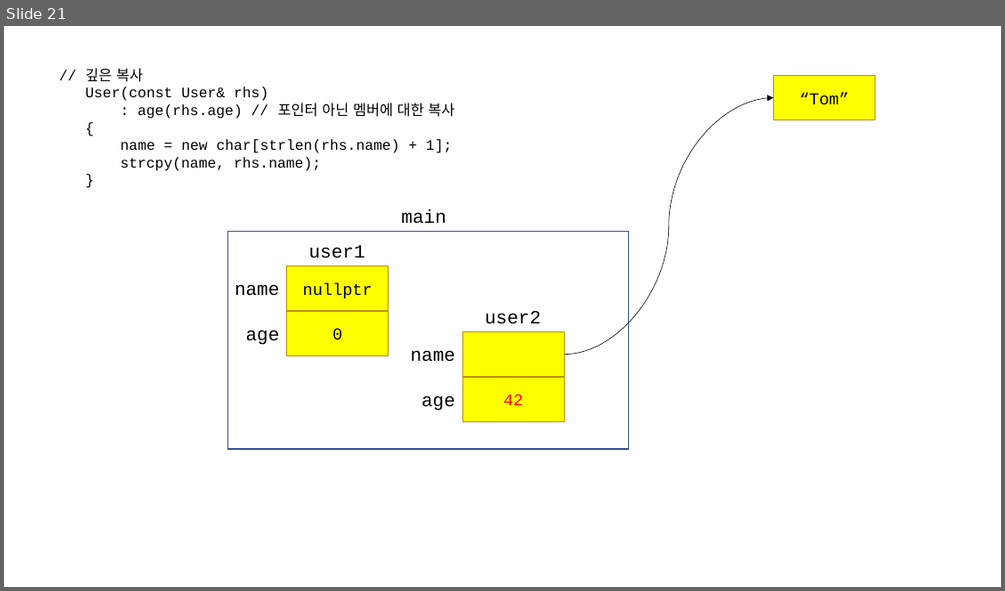
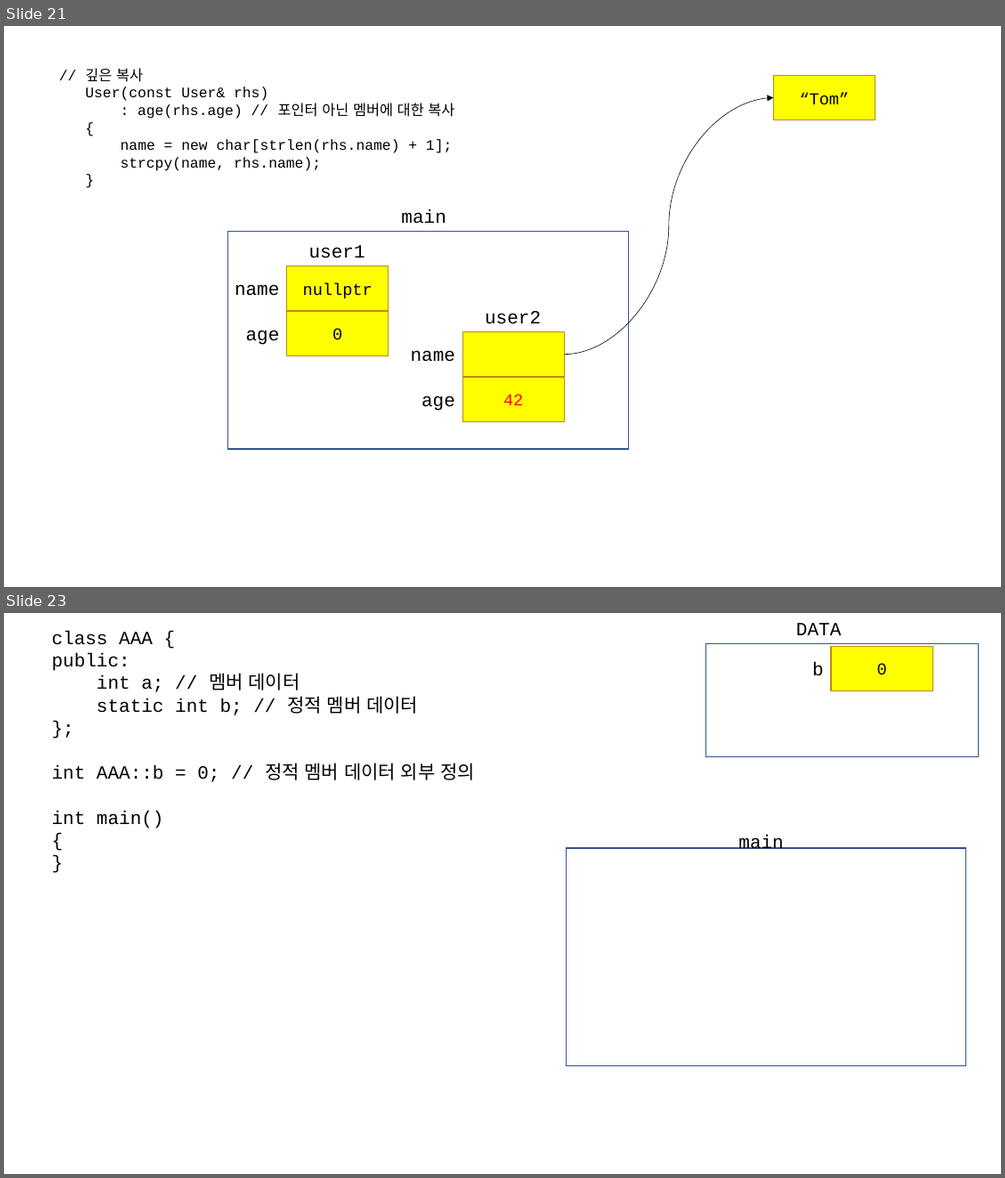
Before and after one commit to Seyoung9304/hyundai_swip, a slide deck: cpp/230223.pptx. Shown one above the other, each under a label of ours: slide 21 before the commit, slides 21 and 23 after it; the slides between them are not shown. The pictures are 1005x591 and 1005x1178 pixels, drawn with LibreOffice and Linux fonts; fonts in the diff are those of the drawing. Boxes give left, top, right and bottom in pixels: in the first picture for what was removed or moved away, otherwise in the second. Text is boxed around its words. In the diff, an @@ line names an element or a change of style, - is before the commit and + after.

```diff
--- a/cpp/230223.pptx
+++ b/cpp/230223.pptx
@@ slide 23 added at <box>4,613,1001,1174</box>, background #FFFFFF @@
@@ text added at <box>52,631,475,828</box>, 18 pt, text #000000 @@
+class AAA {
+public:
+int a; // 멤버 데이터
+static int b; // 정적 멤버 데이터
+};
+int AAA::b = 0; // 정적 멤버 데이터 외부 정의
+int main()
+{
+}
@@ text added at <box>796,623,841,635</box>, 18 pt, text #000000 @@
+DATA
@@ rectangle added at <box>706,643,979,757</box>, fill #FFFFFF, outline #325491 1 pt @@
@@ text added at <box>812,662,824,676</box>, 18 pt, text #000000 @@
+b
@@ rectangle added at <box>831,647,933,690</box>, fill #FFFF00, outline #BD8E00 1 pt, 16 pt, text #000000 @@
+0
@@ rectangle added at <box>566,848,966,1066</box>, fill #FFFFFF, outline #325491 1 pt @@
@@ text added at <box>738,835,783,849</box>, 18 pt, text #000000 @@
+main
```
Also in this commit, not shown: 1 other slide added, 1 other file.
